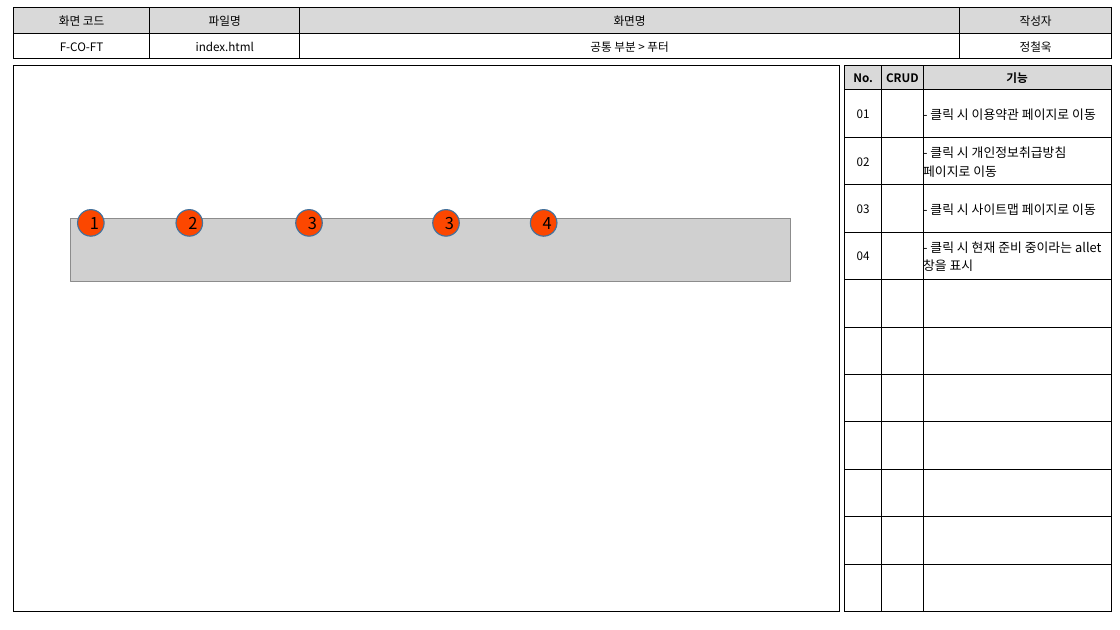
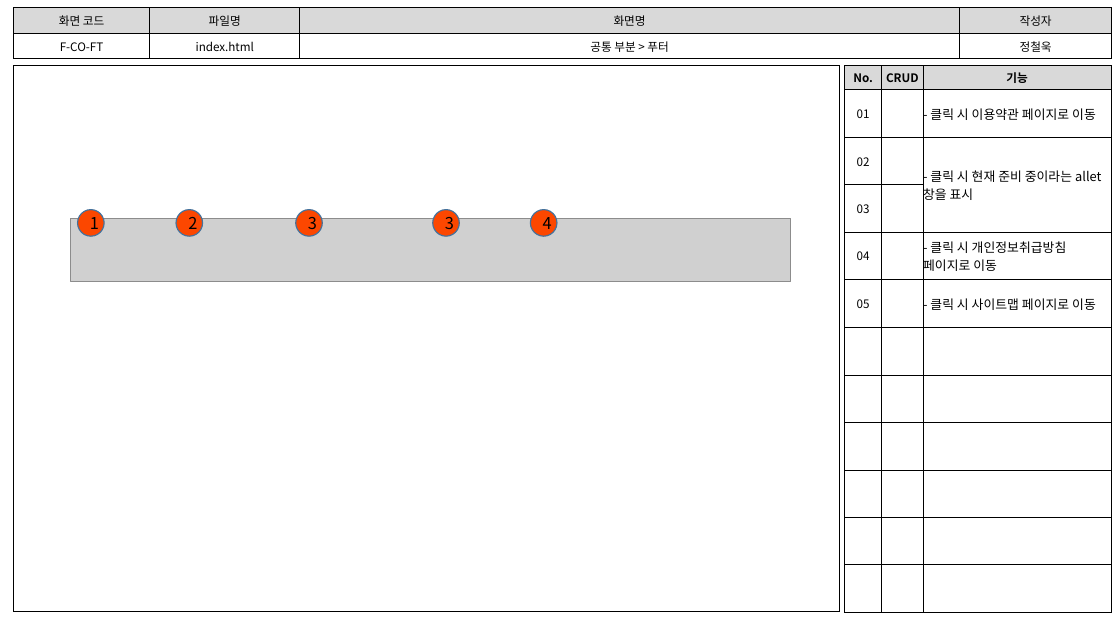
Before and after one commit to index506/cosmo6th_3thGroup, a slide deck: slide 3 of Text/02.화면설계도/3th_Project_화면 설계도(09.23).pptx. Drawn at 1120x630 pixels with LibreOffice and Linux fonts; fonts in the diff are those of the drawing; grey boxes stand for pictures. Boxes give left, top, right and bottom in pixels: in the first picture for what was removed or moved away, otherwise in the second. Text is boxed around its words. In the diff, an @@ line names an element or a change of style, - is before the commit and + after.

```diff
--- a/Text/02.화면설계도/3th_Project_화면 설계도(09.23).pptx
+++ b/Text/02.화면설계도/3th_Project_화면 설계도(09.23).pptx
@@ table at (845,66,1112,613) @@
-row 3: 02 |  | - 클릭 시 개인정보취급방침 페이지로 이동
-row 4: 03 |  | - 클릭 시 사이트맵 페이지로 이동
-row 5: 04 |  | - 클릭 시 현재 준비 중이라는 allet 창을 표시
+row 3: 02 |  | - 클릭 시 현재 준비 중이라는 allet 창을 표시
+row 4: 03 |  | 
+row 5: 04 |  | - 클릭 시 개인정보취급방침 페이지로 이동
+row 6: 05 |  | - 클릭 시 사이트맵 페이지로 이동
-row 12:  |  | 
```
Also in this commit, not shown: 1 other slide changed, 2 other files.
